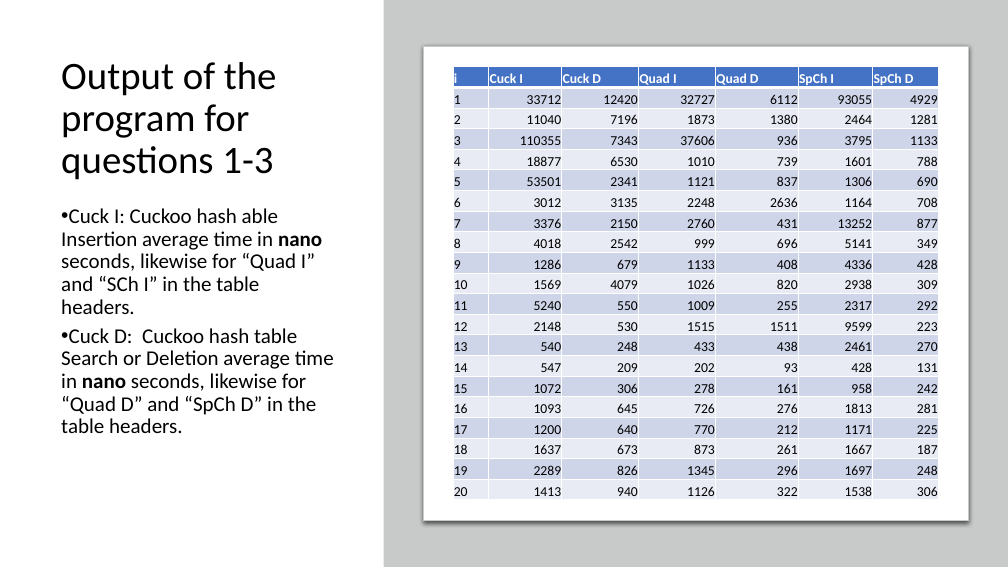
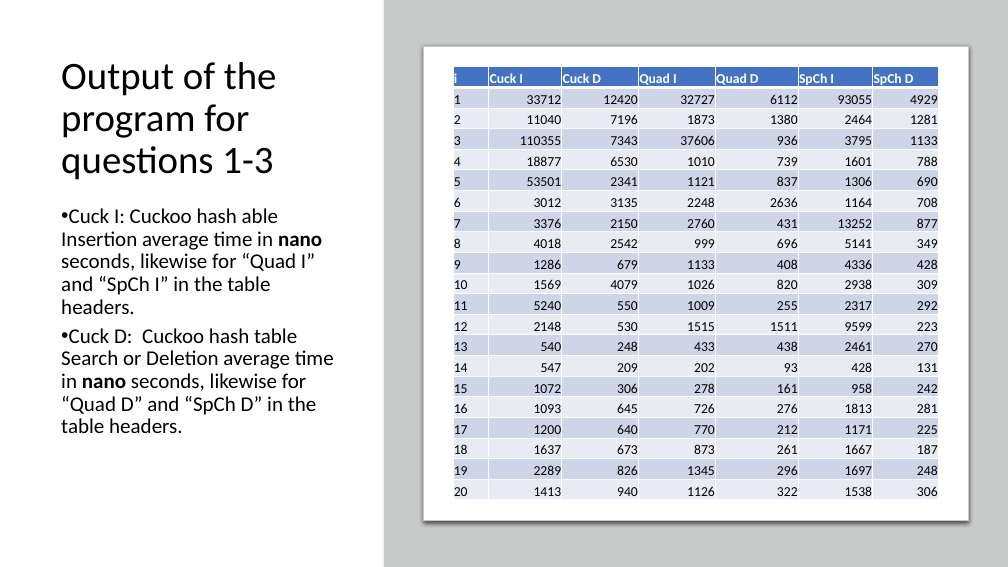
Before and after one commit to fanchuanster/uwinds, a slide deck: slide 3 of docs/8547Saini/assignments/assignment1.pptx. Drawn at 1008x567 pixels with LibreOffice and Linux fonts; fonts in the diff are those of the drawing. Boxes give left, top, right and bottom in pixels: in the first picture for what was removed or moved away, otherwise in the second. Text is boxed around its words. In the diff, an @@ line names an element or a change of style, - is before the commit and + after.

```diff
--- a/docs/8547Saini/assignments/assignment1.pptx
+++ b/docs/8547Saini/assignments/assignment1.pptx
@@ text at [61,208,322,314]: text changed @@
-• Cuck I: Cuckoo hash able Insertion average time in nano seconds, likewise for “Quad I” and “SCh I” in the table headers.
+• Cuck I: Cuckoo hash able Insertion average time in nano seconds, likewise for “Quad I” and “SpCh I” in the table headers.
```
Also in this commit, not shown: 4 other slides changed, 1 other file.
